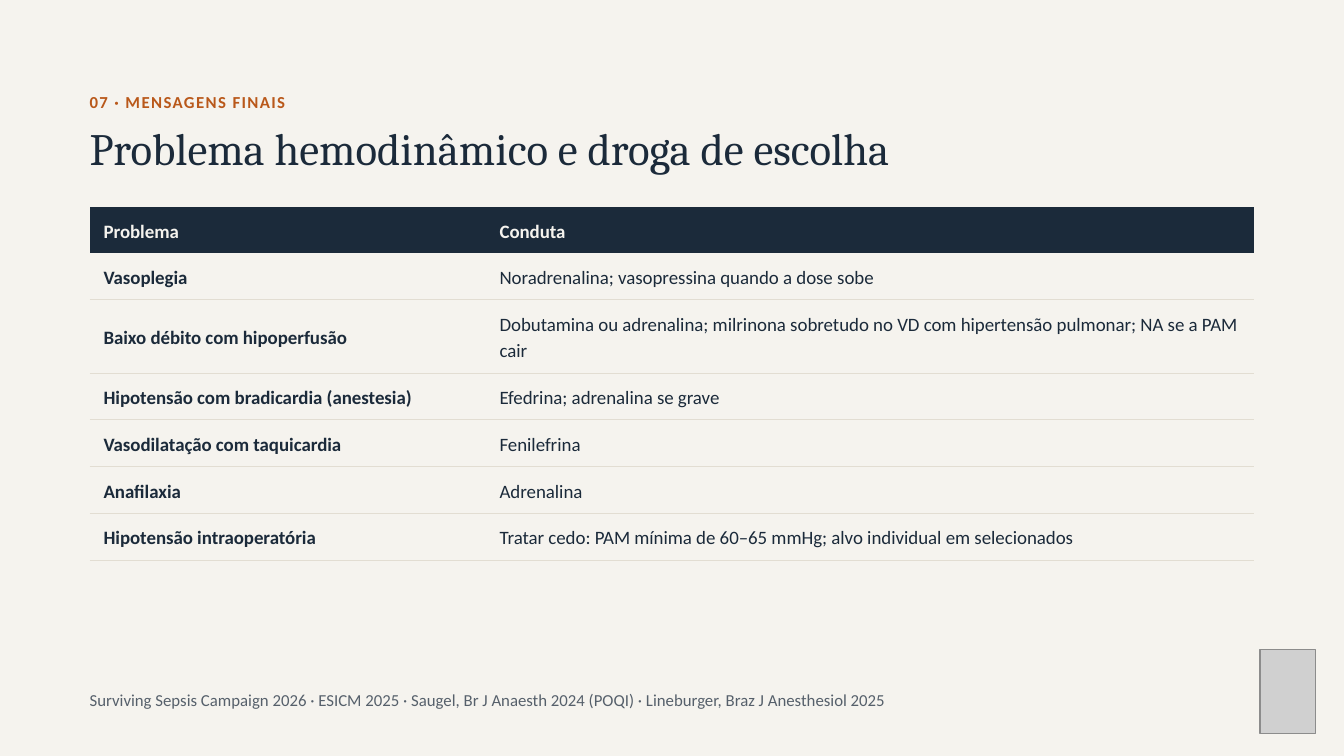
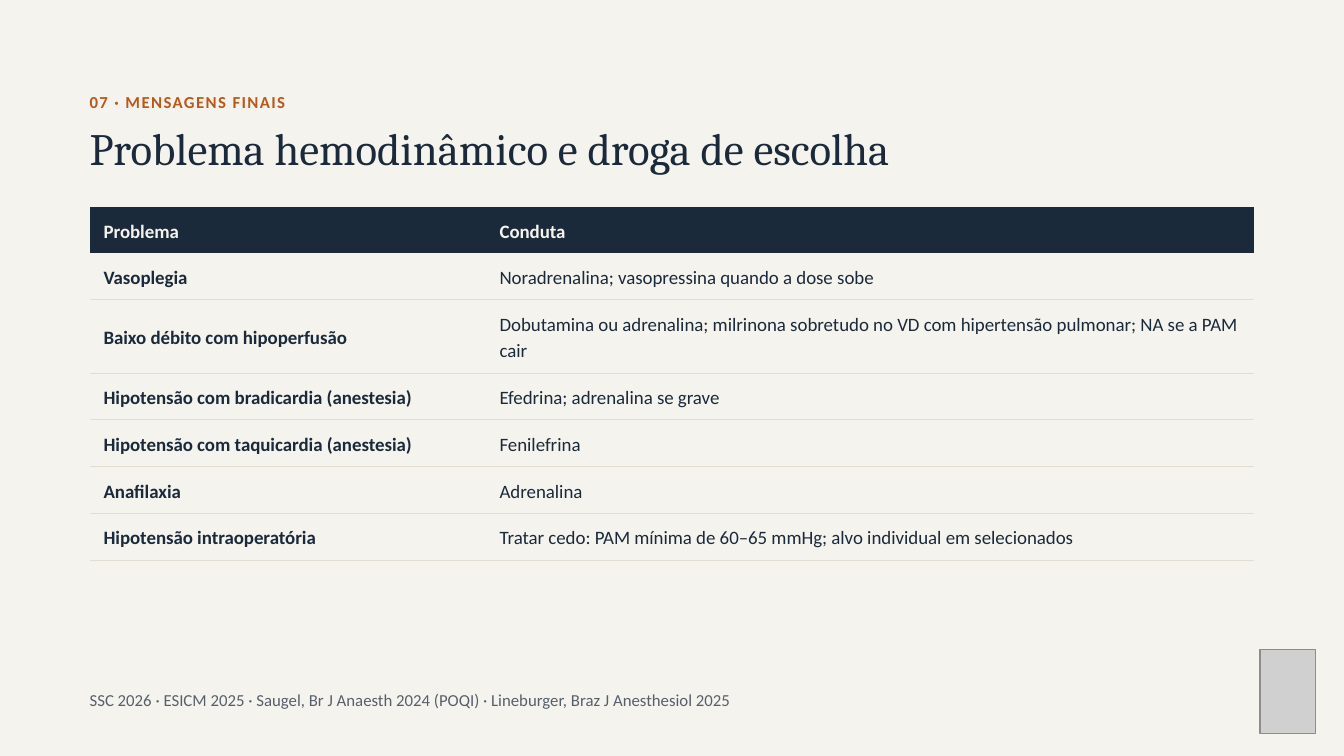
Before and after one commit to brunomoraesdubois-bit/Bruno, a slide deck: slide 19 of apresentacao/Aminas_Vasoativas.pptx. Drawn at 1344x756 pixels with LibreOffice and Linux fonts; fonts in the diff are those of the drawing; grey boxes stand for pictures. Boxes give left, top, right and bottom in pixels: in the first picture for what was removed or moved away, otherwise in the second. Text is boxed around its words. In the diff, an @@ line names an element or a change of style, - is before the commit and + after.

```diff
--- a/apresentacao/Aminas_Vasoativas.pptx
+++ b/apresentacao/Aminas_Vasoativas.pptx
@@ table at [90,420,1255,521] @@
-row 1, column 1: Vasodilatação com taquicardia
+row 1, column 1: Hipotensão com taquicardia (anestesia)
@@ text at [90,694,730,709]: text changed @@
-Surviving Sepsis Campaign 2026 · ESICM 2025 · Saugel, Br J Anaesth 2024 (POQI) · Lineburger, Braz J Anesthesiol 2025
+SSC 2026 · ESICM 2025 · Saugel, Br J Anaesth 2024 (POQI) · Lineburger, Braz J Anesthesiol 2025
```
Also in this commit, not shown: 12 other slides changed, 34 other files.
